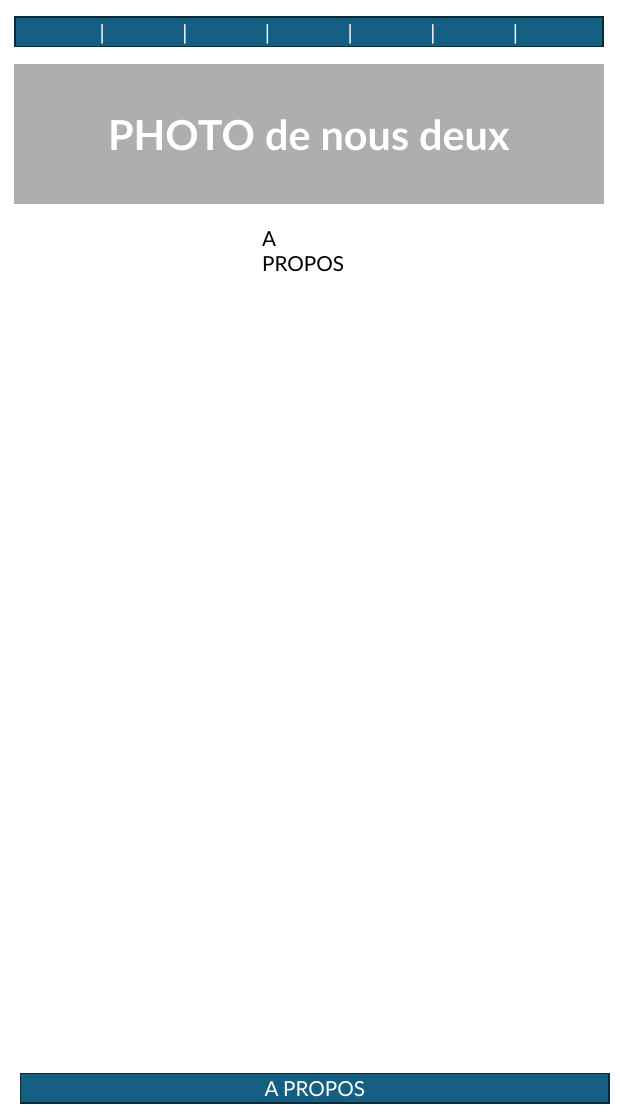
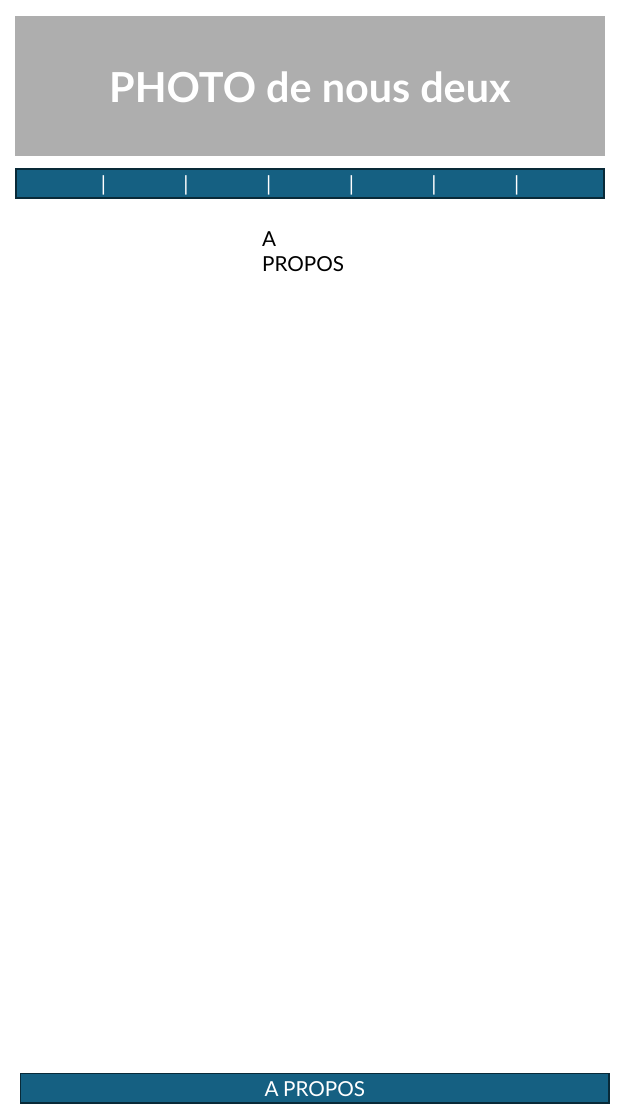
Before and after one commit to SalomeNoyer/Bouzidi_Noyer_projetTI504N_ING3, a slide deck: slide 4 of Structure.pptx. Drawn at 620x1120 pixels with LibreOffice and Linux fonts; fonts in the diff are those of the drawing. Boxes give left, top, right and bottom in pixels: in the first picture for what was removed or moved away, otherwise in the second. Text is boxed around its words. In the diff, an @@ line names an element or a change of style, - is before the commit and + after.

```diff
--- a/Structure.pptx
+++ b/Structure.pptx
@@ rectangle "PHOTO de nous deux": place and size @@
-rectangle "PHOTO de nous deux" at box(15, 65, 603, 203)
+rectangle "PHOTO de nous deux" at box(16, 17, 604, 155)
@@ rectangle "| | | | | ...": place and size @@
-rectangle "| | | | | ..." at box(15, 17, 603, 47)
+rectangle "| | | | | ..." at box(16, 169, 604, 198)
```
Also in this commit, not shown: 3 other slides changed.
